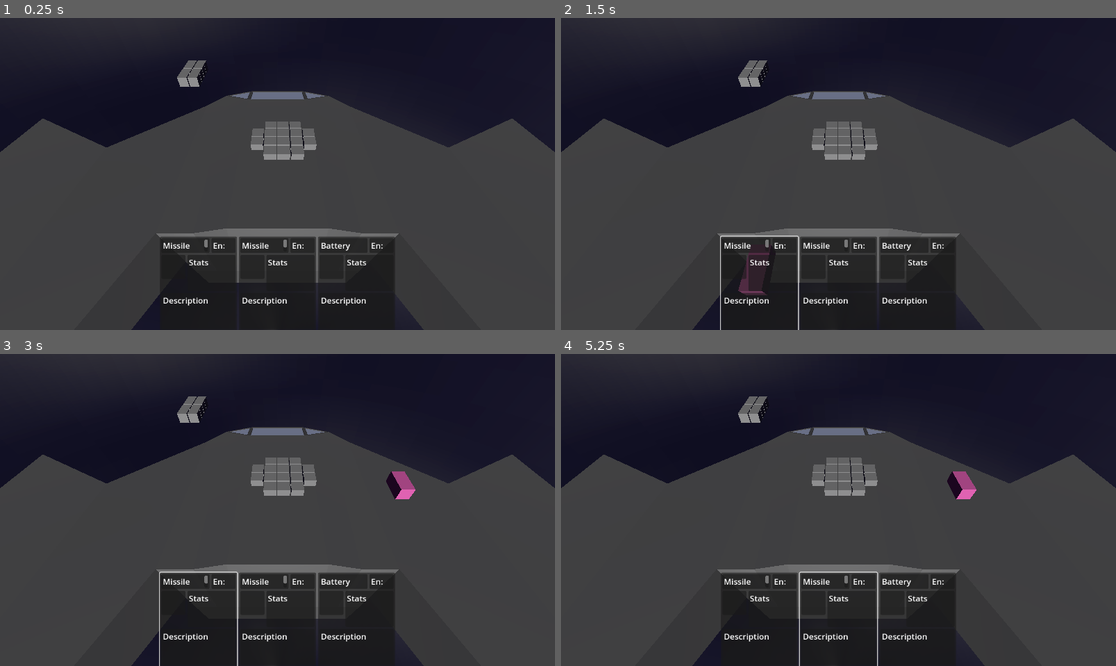
Above: before the commit, frames 1-4 (two rows, left to right).
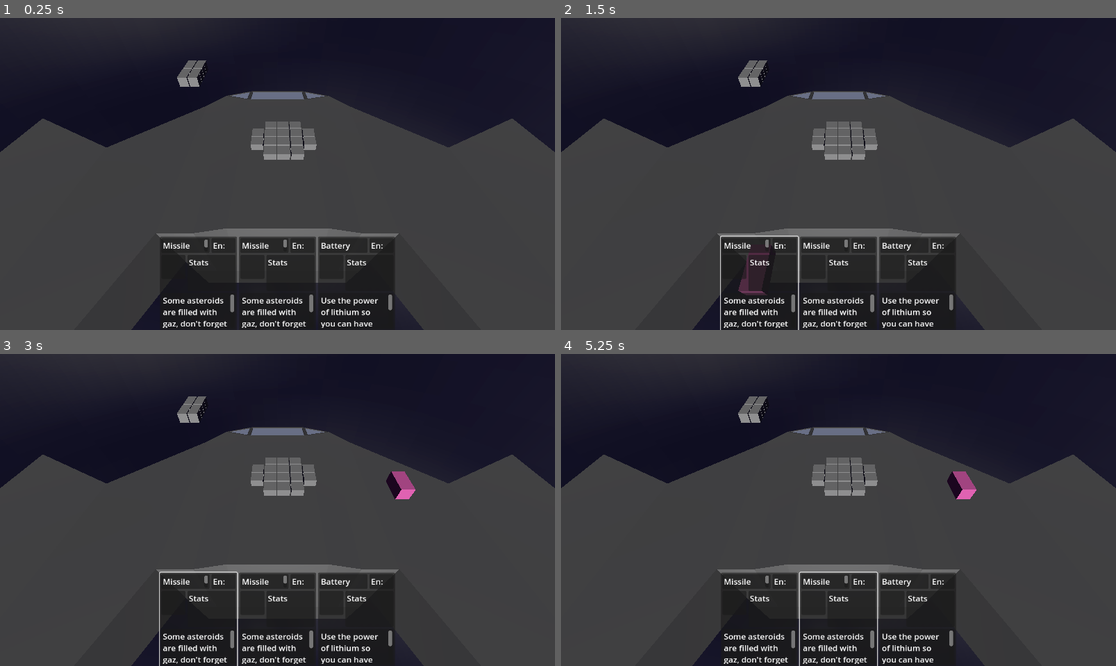
Above: after the commit, the same moments.

Repository: Xwilarg/LudumDare54
Game: Godot game, scene res://Scenes/Main.tscn
The game is run twice, just before and just after one commit, with the same random seed, the same clock (stepped at 60 frames per second) and the same inputs. Video files are missing from this copy of the repository; at most half a second of black plays in their place.
Inputs (mouse positions are in pixels of both pictures, inside the frame that each line leads up to):
- Up to frame 1 (0.25 s): no input
- Up to frame 2 (1.5 s): click (760, 283) at 0.52 s; click (760, 283) at 1.27 s
- Up to frame 3 (3 s): click (199, 619) at 2.02 s; tap Enter at 2.75 s; move the mouse to (399, 494) at 2.77 s; click (399, 494) at 2.92 s
- Up to frame 4 (5.25 s): tap Space at 3.5, 5 s; move the mouse to (727, 525) at 3.52 s; click (727, 525) at 3.67 s; tap Enter at 4.25 s; move the mouse to (894, 441) at 4.27 s; click (894, 441) at 4.42 s; move the mouse to (810, 572) at 5.02 s; click (810, 572) at 5.17 s

The runs differ from the first frame. In frame 1, 1.1% of the frame differs, in the area x 29-71%, y 88-100%; in frame 2, 1.1%; in frame 3, 1.1%; in frame 4, 1.1%.
Error before the commit: Invalid assignment of property or key 'text' with value of type 'String' on a base object of type 'null instance'. (res://Scripts/CardGraphic.gd:16)

Commit message:
Fix runtime error

Diff:
--- a/Scripts/CardGraphic.gd
+++ b/Scripts/CardGraphic.gd
@@ -13,4 +13,4 @@
 func set_card(c: Card):
 	_curr_card = c;
 	$CardBG/MarginContainer/VBoxContainer/HBoxContainer2/NamePanel/MarginContainer/RichTextLabel.text = c.name;
-	$ARC/CardBG/MarginContainer/VBoxContainer/DescPanel/MarginContainer/RichTextLabel.text = c.description
+	$CardBG/MarginContainer/VBoxContainer/DescPanel/MarginContainer/RichTextLabel.text = c.description
--- a/Translations/text.csv
+++ b/Translations/text.csv
@@ -1,6 +1,6 @@
 ;en;fr
 FLAK_NAME;Flak Gun;Canon Anti-aérien
-FLAG_DESC;The base defense of your ship, don't forget the London treaty!;La défense de base de votre navire, n'oubliez pas le traité de Londres !
+FLAK_DESC;The base defense of your ship, don't forget the London treaty!;La défense de base de votre navire, n'oubliez pas le traité de Londres !
 LASER_NAME;Laser;Laser
 LASER_DESC;Energy-charged asteroids are especially crunchy when you put more energy in them;Les asteroides chargé en énergie sont super-croustillant quand on met encore plus d'energie à l'intérieur
 MISSILE_NAME;Missile Launcher;Lance-missile
Not shown, changed: Sprites/Antenna.png.import
